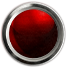
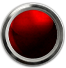
Two versions of the same layered image (66x68). Layer-by-layer changes:
painted on "Metal_Ring" over left=1, top=2, right=65, bottom=66
added layer "Color" (multiply) above "Old_Film_Overlay" over left=5, top=8, right=59, bottom=63
painted on "Old_Film_Overlay" over left=0, top=1, right=66, bottom=68
painted on "Metal_Orb" (1st of 2) over left=0, top=1, right=66, bottom=68
showed "Metal_Orb" (2nd of 2), painted on it over left=0, top=1, right=66, bottom=68
painted on "Layer 1" over left=5, top=7, right=60, bottom=63
